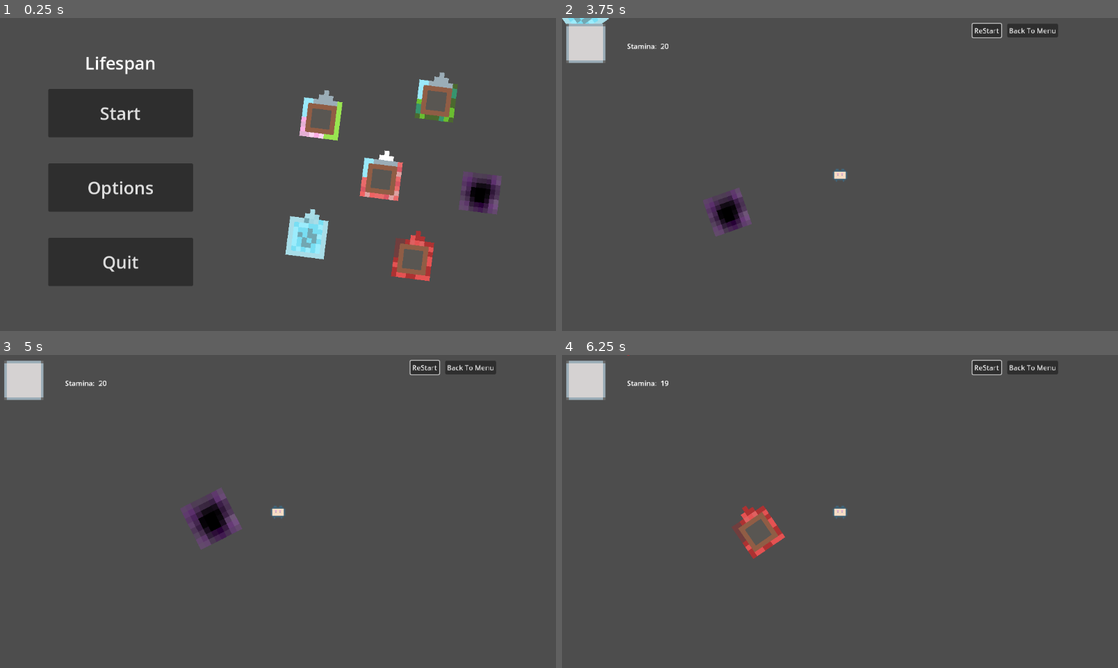
Above: before the commit, frames 1-4 (two rows, left to right).
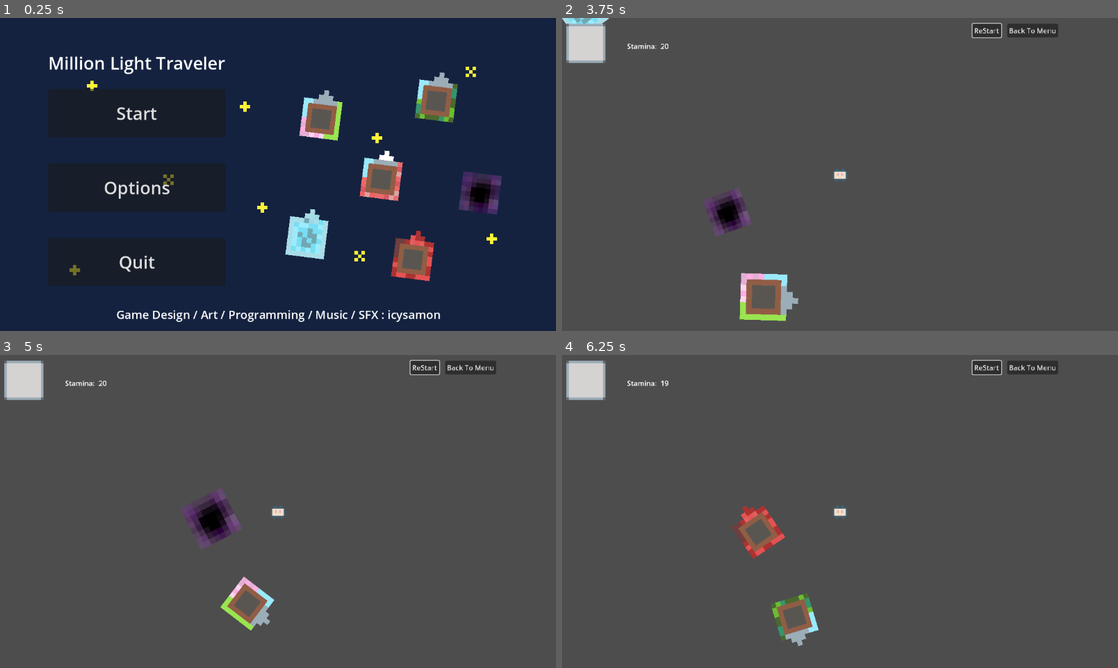
Above: after the commit, the same moments.

Repository: icysamon/LightYearsTraveler
Game: Godot game, scene res://scene/main/menu.tscn
Same seed, same stepped clock (60 frames per second), same inputs: the game is played once before the commit and once after it.
Inputs (mouse positions are in pixels of both pictures, inside the frame that each line leads up to):
- Up to frame 1 (0.25 s): no input
- Up to frame 2 (3.75 s): click "Start" at 0.5 s; click "ReStart" at 1.25 s; click "ReStart" at 2 s; click "ReStart" at 2.75 s; move the mouse to (762, 302) at 3.52 s; press the mouse at (762, 302) at 3.53 s
- Up to frame 3 (5 s): move the mouse to (177, 527) at 4.27 s; release the mouse at (177, 527) at 4.28 s; click (177, 527) at 4.35 s
- Up to frame 4 (6.25 s): move the mouse to (895, 442) at 5.02 s; press the mouse at (895, 442) at 5.03 s; move the mouse to (812, 574) at 5.77 s; release the mouse at (812, 574) at 5.78 s; click (812, 574) at 5.85 s

The runs differ from the first frame. In frame 1, 84% of the frame differs, in the area x 0-100%, y 0-100%; in frame 2, 1.0%; in frame 3, 0.7%; in frame 4, 0.7%.

Commit message:
docs: menu

Diff:
--- a/scene/child/planet.tscn
+++ b/scene/child/planet.tscn
@@ -30,7 +30,6 @@
 
 [node name="CollisionShape2D" type="CollisionShape2D" parent="Sprite2D/Area2D"]
 position = Vector2(1.90735e-07, 2.86102e-07)
-scale = Vector2(1, 1)
 shape = SubResource("RectangleShape2D_y4js5")
 
 [node name="Timer" type="Timer" parent="."]
--- a/scene/main/global.tscn
+++ b/scene/main/global.tscn
@@ -1,6 +1,7 @@
-[gd_scene load_steps=4 format=3 uid="uid://btjqepmvg6mm8"]
+[gd_scene load_steps=5 format=3 uid="uid://btjqepmvg6mm8"]
 
 [ext_resource type="Script" path="res://scripts/global.gd" id="1_njcqn"]
+[ext_resource type="Texture2D" uid="uid://cw1tqknepharf" path="res://assets/planet/spring.png" id="2_376hg"]
 [ext_resource type="PackedScene" uid="uid://b5lv76xyyp2au" path="res://scene/child/planet.tscn" id="2_yc56x"]
 [ext_resource type="PackedScene" uid="uid://cxpv1vg6rsf8v" path="res://scene/child/player.tscn" id="3_w17ff"]
 
@@ -13,3 +14,4 @@
 
 [node name="Planet" parent="." instance=ExtResource("2_yc56x")]
 position = Vector2(567, 437)
+TEXTURE = ExtResource("2_376hg")
--- a/scene/main/menu.tscn
+++ b/scene/main/menu.tscn
@@ -1,6 +1,7 @@
-[gd_scene load_steps=12 format=3 uid="uid://66n7t0kwdk12"]
+[gd_scene load_steps=17 format=3 uid="uid://66n7t0kwdk12"]
 
 [ext_resource type="Theme" uid="uid://cc438u041qhka" path="res://resource/theme.tres" id="1_eyu4o"]
+[ext_resource type="Texture2D" uid="uid://csekfupl2hif6" path="res://assets/background/background2.png" id="1_ne1yg"]
 [ext_resource type="Script" path="res://scripts/buttons/quit.gd" id="2_d0l4t"]
 [ext_resource type="Script" path="res://scripts/buttons/start.gd" id="2_k88ey"]
 [ext_resource type="Texture2D" uid="uid://cjvk3ta5ckk6o" path="res://assets/planet/summer.png" id="3_6f6iw"]
@@ -10,11 +11,38 @@
 [ext_resource type="Texture2D" uid="uid://rpmx6setmwut" path="res://assets/planet/autumn.png" id="6_t7mxe"]
 [ext_resource type="Texture2D" uid="uid://bjpchcnsfvqal" path="res://assets/planet/black_hole.png" id="7_03bhx"]
 [ext_resource type="Texture2D" uid="uid://bclt5ey67q1" path="res://assets/planet/winter.png" id="7_74srn"]
+[ext_resource type="Texture2D" uid="uid://6wqeuji1jev3" path="res://assets/background/background1.png" id="12_3xsv1"]
 
 [sub_resource type="LabelSettings" id="LabelSettings_yonf3"]
 font_size = 36
 
+[sub_resource type="Animation" id="Animation_w5obg"]
+resource_name = "default"
+length = 3.0
+loop_mode = 1
+tracks/0/type = "value"
+tracks/0/imported = false
+tracks/0/enabled = true
+tracks/0/path = NodePath("TextureRect:texture")
+tracks/0/interp = 1
+tracks/0/loop_wrap = true
+tracks/0/keys = {
+"times": PackedFloat32Array(0, 1.5),
+"transitions": PackedFloat32Array(1, 1),
+"update": 1,
+"values": [ExtResource("12_3xsv1"), ExtResource("1_ne1yg")]
+}
+
+[sub_resource type="AnimationLibrary" id="AnimationLibrary_14mgw"]
+_data = {
+"default": SubResource("Animation_w5obg")
+}
+
+[sub_resource type="LabelSettings" id="LabelSettings_xys3u"]
+font_size = 24
+
 [node name="Menu" type="Control"]
+texture_filter = 1
 layout_mode = 3
 anchors_preset = 15
 anchor_right = 1.0
@@ -23,12 +51,21 @@
 grow_vertical = 2
 mouse_filter = 1
 
+[node name="TextureRect" type="TextureRect" parent="."]
+layout_mode = 1
+anchors_preset = 15
+anchor_right = 1.0
+anchor_bottom = 1.0
+grow_horizontal = 2
+grow_vertical = 2
+texture = ExtResource("12_3xsv1")
+
 [node name="Planets" type="Node2D" parent="."]
+z_index = 10
 
 [node name="Planet" parent="Planets" instance=ExtResource("4_otphe")]
 position = Vector2(665, 209)
 TEXTURE = ExtResource("5_pjtmh")
-SPEED_ROTATION = -0.1
 
 [node name="Planet2" parent="Planets" instance=ExtResource("4_otphe")]
 position = Vector2(904, 172)
@@ -37,22 +74,18 @@
 [node name="Planet3" parent="Planets" instance=ExtResource("4_otphe")]
 position = Vector2(790, 334)
 TEXTURE = ExtResource("6_t7mxe")
-SPEED_ROTATION = 0.1
 
 [node name="Planet4" parent="Planets" instance=ExtResource("4_otphe")]
 position = Vector2(636, 455)
 TEXTURE = ExtResource("7_74srn")
-SPEED_ROTATION = -0.4
 
 [node name="Planet5" parent="Planets" instance=ExtResource("4_otphe")]
 position = Vector2(855, 500)
 TEXTURE = ExtResource("6_275k1")
-SPEED_ROTATION = -0.2
 
 [node name="Planet6" parent="Planets" instance=ExtResource("4_otphe")]
 position = Vector2(995, 362)
 TEXTURE = ExtResource("7_03bhx")
-SPEED_ROTATION = 0.3
 
 [node name="MarginContainer" type="MarginContainer" parent="."]
 layout_mode = 1
@@ -77,7 +110,7 @@
 
 [node name="Label" type="Label" parent="MarginContainer/HBoxContainer/VBoxContainer/Title"]
 layout_mode = 2
-text = "Lifespan"
+text = "Million Light Traveler"
 label_settings = SubResource("LabelSettings_yonf3")
 horizontal_alignment = 1
 
@@ -122,5 +155,30 @@
 language = "en_US"
 script = ExtResource("2_d0l4t")
 
+[node name="AnimationPlayer" type="AnimationPlayer" parent="."]
+libraries = {
+"": SubResource("AnimationLibrary_14mgw")
+}
+autoplay = "default"
+
+[node name="MarginContainer2" type="MarginContainer" parent="."]
+layout_mode = 1
+anchors_preset = 7
+anchor_left = 0.5
+anchor_top = 1.0
+anchor_right = 0.5
+anchor_bottom = 1.0
+offset_left = -224.0
+offset_top = -68.0
+offset_right = 225.0
+grow_horizontal = 2
+grow_vertical = 0
+
+[node name="Label" type="Label" parent="MarginContainer2"]
+layout_mode = 2
+text = "Game Design / Art / Programming / Music / SFX : icysamon"
+label_settings = SubResource("LabelSettings_xys3u")
+horizontal_alignment = 1
+
 [connection signal="button_down" from="MarginContainer/HBoxContainer/VBoxContainer/Start/Button" to="MarginContainer/HBoxContainer/VBoxContainer/Start/Button" method="_on_button_down"]
 [connection signal="button_down" from="MarginContainer/HBoxContainer/VBoxContainer/Quit/Button" to="MarginContainer/HBoxContainer/VBoxContainer/Quit/Button" method="_on_button_down"]
